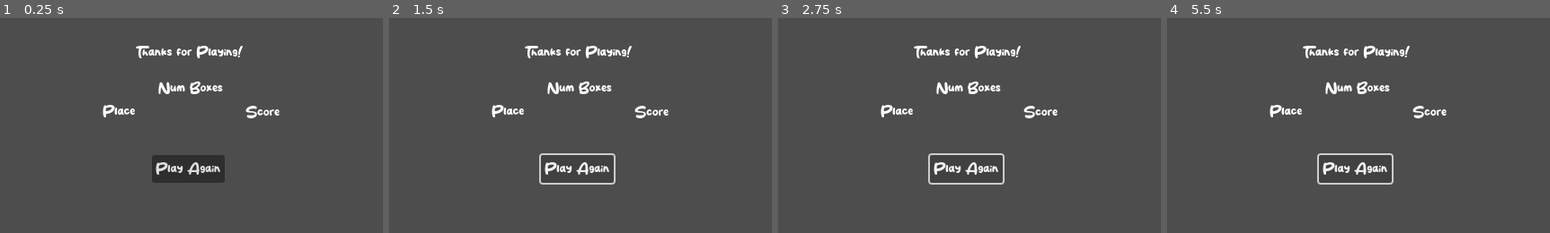
Above: before the commit, frames 1-4 (left to right).
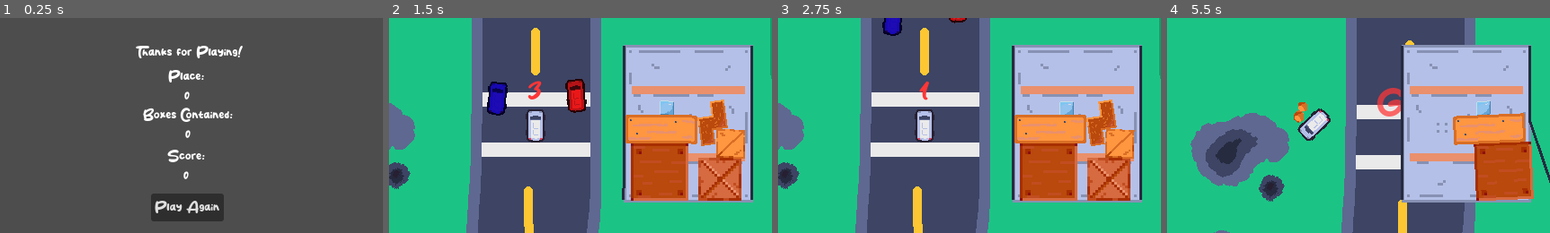
Above: after the commit, the same moments.

Repository: grace125/u-haul_u-surper
Game: Godot game, scene res://src/end_screen/end_scene.tscn
Two runs of this game, one before a commit and one after it. Both use one fixed random seed, a clock stepped at 60 frames per second and the inputs below. This scene is started directly instead of the project's main scene.
Inputs (mouse positions are in pixels of both pictures, inside the frame that each line leads up to):
- Up to frame 1 (0.25 s): no input
- Up to frame 2 (1.5 s): click "Play Again" at 0.5 s; click (576, 168) at 1.25 s, where only the run before the commit has a clickable "Play Again"
- Up to frame 3 (2.75 s): click (965, 168) at 2 s, where only the run before the commit has a clickable "Play Again"
- Up to frame 4 (5.5 s): hold Right (Right) 2.78-3.53 s; hold S (Backward) 3.53-4.28 s; hold Right (Right) 4.28-5.03 s; hold Up (Forward) from 5.03 s (still down)

The runs differ from the first frame. In frame 1, 6.7% of the frame differs, in the area x 26-74%, y 24-95%; in frame 2, 80%; in frame 3, 80%; in frame 4, 86%, in the area x 0-100%, y 0-100%.

Commit message:
Set up end screen to display final score

Diff:
--- a/src/Container/Container.tscn
+++ b/src/Container/Container.tscn
@@ -142,7 +142,7 @@
 [node name="Door1" type="RigidBody2D" parent="."]
 collision_layer = 4
 collision_mask = 4
-mass = 10.0
+mass = 5.0
 metadata/_edit_lock_ = true
 
 [node name="Door1" type="CollisionShape2D" parent="Door1"]
@@ -159,7 +159,7 @@
 [node name="Door2" type="RigidBody2D" parent="."]
 collision_layer = 4
 collision_mask = 4
-mass = 10.0
+mass = 5.0
 metadata/_edit_lock_ = true
 
 [node name="Door2" type="CollisionShape2D" parent="Door2"]
--- a/src/end_screen/end_scene.gd
+++ b/src/end_screen/end_scene.gd
@@ -3,13 +3,12 @@
 var score: int = 0
 var place: int = 0
 var boxes_left: int = 0
-var total_boxes: int = 0
 
 # Called when the node enters the scene tree for the first time.
 func _ready():
-	pass # Replace with function body.
+	$Place.text += str(place)
+	$Score.text += str(score)
+	$Boxes.text += str(boxes_left)
 
-
-# Called every frame. 'delta' is the elapsed time since the previous frame.
-func _process(delta):
-	pass
+func _on_button_pressed():
+	get_tree().change_scene_to_file("res://src/game/main_race.tscn")
--- a/src/end_screen/end_scene.tscn
+++ b/src/end_screen/end_scene.tscn
@@ -34,14 +34,15 @@
 anchor_top = 0.5
 anchor_right = 0.5
 anchor_bottom = 0.5
-offset_left = 106.0
-offset_top = 94.0
-offset_right = 160.0
-offset_bottom = 115.0
+offset_left = 181.0
+offset_top = 65.0
+offset_right = 235.0
+offset_bottom = 86.0
 grow_horizontal = 2
 grow_vertical = 2
 theme_override_fonts/font = ExtResource("1_wipkc")
-text = "Place"
+text = "Place:
+"
 horizontal_alignment = 1
 vertical_alignment = 1
 
@@ -52,14 +53,15 @@
 anchor_top = 0.5
 anchor_right = 0.5
 anchor_bottom = 0.5
-offset_left = 234.0
-offset_top = 95.0
-offset_right = 351.0
-offset_bottom = 116.0
+offset_left = 149.0
+offset_top = 154.0
+offset_right = 266.0
+offset_bottom = 175.0
 grow_horizontal = 2
 grow_vertical = 2
 theme_override_fonts/font = ExtResource("1_wipkc")
-text = "Score"
+text = "Score:
+"
 horizontal_alignment = 1
 vertical_alignment = 1
 
@@ -70,21 +72,25 @@
 anchor_top = 0.5
 anchor_right = 0.5
 anchor_bottom = 0.5
-offset_left = 154.0
-offset_top = 68.0
-offset_right = 271.0
-offset_bottom = 89.0
+offset_left = 124.0
+offset_top = 108.0
+offset_right = 294.0
+offset_bottom = 129.0
 grow_horizontal = 2
 grow_vertical = 2
 theme_override_fonts/font = ExtResource("1_wipkc")
-text = "Num Boxes"
+text = "Boxes Contained:
+"
 horizontal_alignment = 1
 vertical_alignment = 1
 
 [node name="Button" type="Button" parent="."]
-offset_left = 169.0
-offset_top = 153.0
-offset_right = 250.0
-offset_bottom = 184.0
+layout_mode = 0
+offset_left = 168.0
+offset_top = 196.0
+offset_right = 249.0
+offset_bottom = 227.0
 theme_override_fonts/font = ExtResource("1_wipkc")
 text = "Play Again"
+
+[connection signal="pressed" from="Button" to="." method="_on_button_pressed"]
